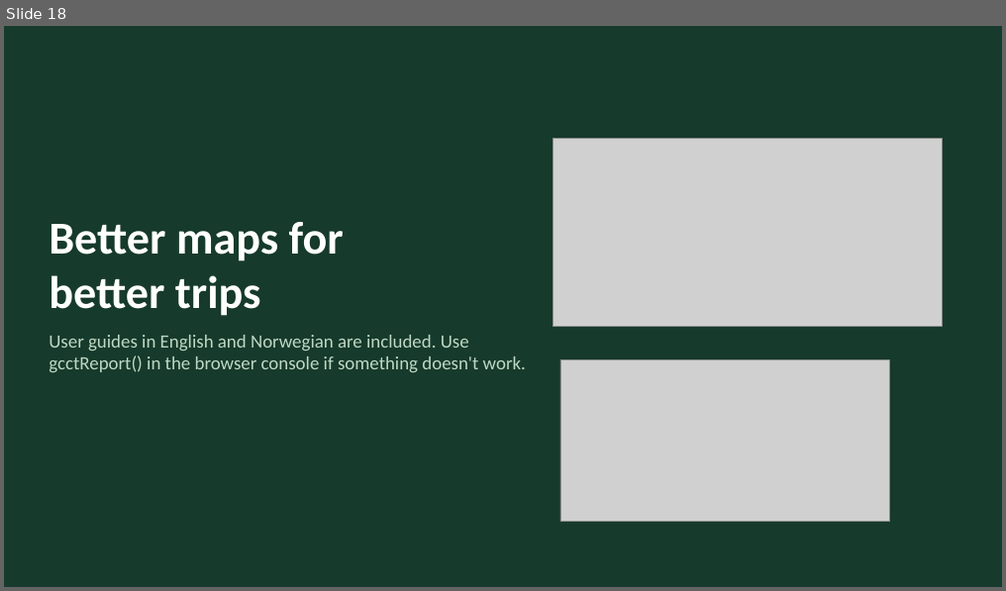
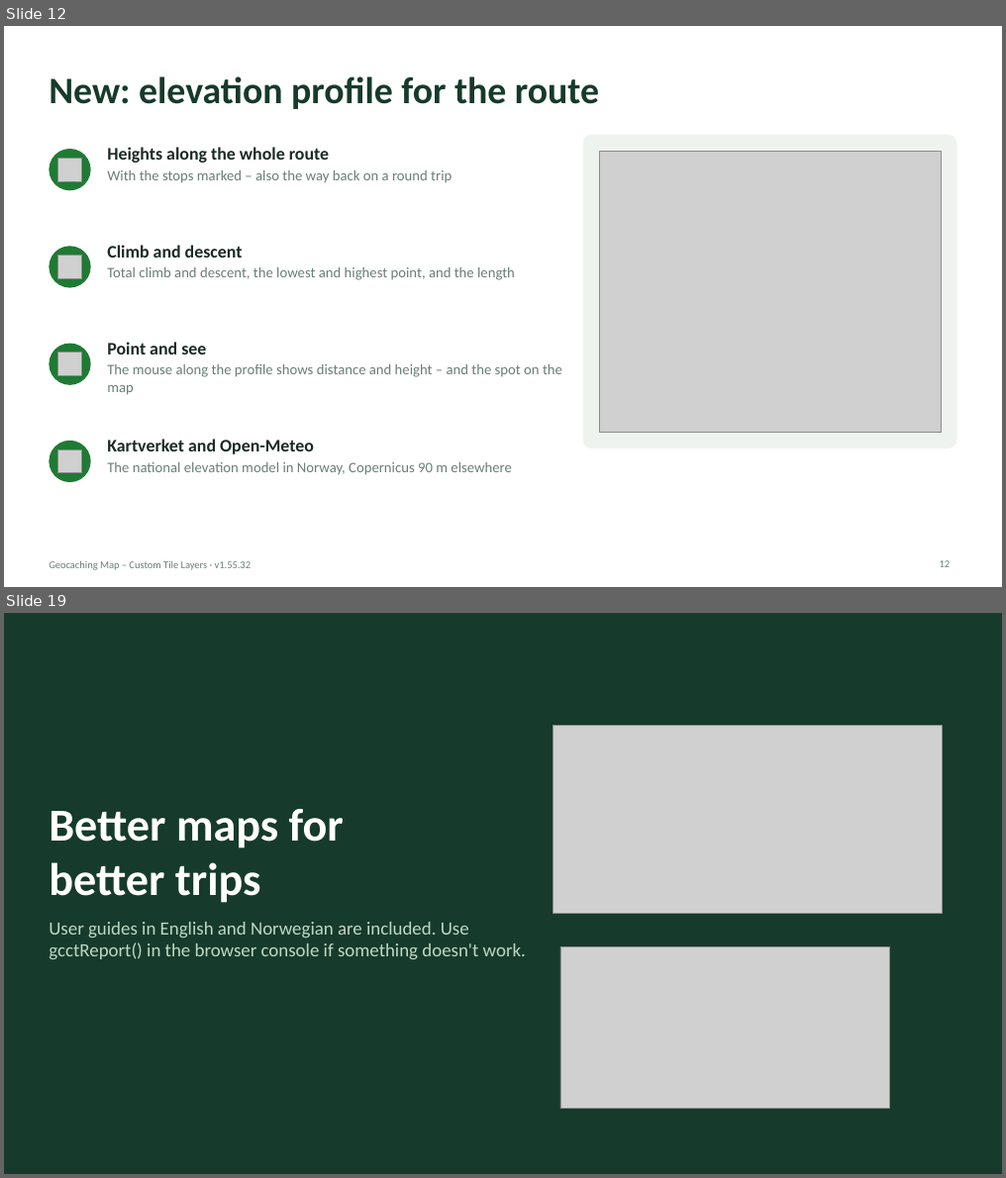
Before and after one commit to knutos/custom-tiles, a slide deck: docs/Geocaching-Map-Custom-Tile-Layers-Presentation.pptx. Shown one above the other, each under a label of ours: slide 18 before the commit, slides 12 and 19 after it; the slides between them are not shown. The pictures are 1006x591 and 1006x1178 pixels, drawn with LibreOffice and Linux fonts; fonts in the diff are those of the drawing; grey boxes stand for pictures. Boxes give left, top, right and bottom in pixels: in the first picture for what was removed or moved away, otherwise in the second. Text is boxed around its words. In the diff, an @@ line names an element or a change of style, - is before the commit and + after.

Commit message:
1.55.32 – New: elevation profile for routes, in the preview – heights along the whole route with the stops marked, total climb and descent, and the spot on the map as you point (Kartverket in Norway, Open-Meteo elsewhere); your home address in Find a place and the route search; guides and presentations updated

```diff
--- a/docs/Geocaching-Map-Custom-Tile-Layers-Presentation.pptx
+++ b/docs/Geocaching-Map-Custom-Tile-Layers-Presentation.pptx
@@ slide 12 added at <box>4,26,1002,587</box>, background #FFFFFF @@
@@ title added at <box>49,76,599,109</box>, 36 pt, text #163A2B, bold @@
+New: elevation profile for the route
@@ rounded rectangle added at <box>583,135,957,449</box>, fill #EEF3EF @@
@@ ellipse added at <box>49,149,91,190</box>, fill #1F7A34 @@
@@ picture added at <box>57,158,81,181</box> @@
@@ text added at <box>107,147,451,183</box>, 14 pt, text #6B7F75 @@
+Heights along the whole route
+With the stops marked – also the way back on a round trip
@@ picture added at <box>599,151,941,433</box> @@
@@ ellipse added at <box>49,246,91,288</box>, fill #1F7A34 @@
@@ picture added at <box>57,255,81,278</box> @@
@@ text added at <box>107,245,515,280</box>, 14 pt, text #6B7F75 @@
+Climb and descent
+Total climb and descent, the lowest and highest point, and the length
@@ ellipse added at <box>49,344,91,385</box>, fill #1F7A34 @@
@@ text added at <box>107,342,562,395</box>, 14 pt, text #6B7F75 @@
+Point and see
+The mouse along the profile shows distance and height – and the spot on the map
@@ picture added at <box>57,353,81,375</box> @@
@@ ellipse added at <box>49,441,91,482</box>, fill #1F7A34 @@
@@ text added at <box>107,439,512,475</box>, 14 pt, text #6B7F75 @@
+Kartverket and Open-Meteo
+The national elevation model in Norway, Copernicus 90 m elsewhere
@@ picture added at <box>57,450,81,472</box> @@
@@ text added at <box>49,562,252,570</box>, 10 pt, text #6B7F75 @@
+Geocaching Map – Custom Tile Layers · v1.55.32
@@ page number added at <box>940,561,950,568</box>, 10 pt, text #6B7F75 @@
+12
@@ what was slide 18 is now slide 19 @@
```
Also in this commit, not shown: 17 slides changed, 9 other files.
